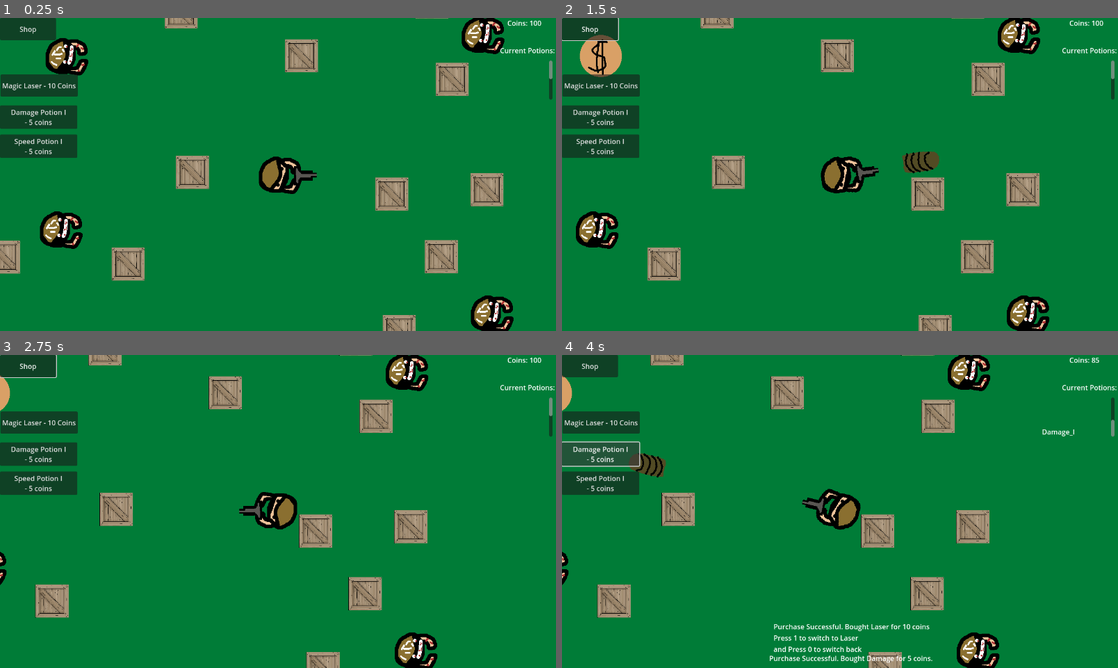
Above: before the commit, frames 1-4 (two rows, left to right).
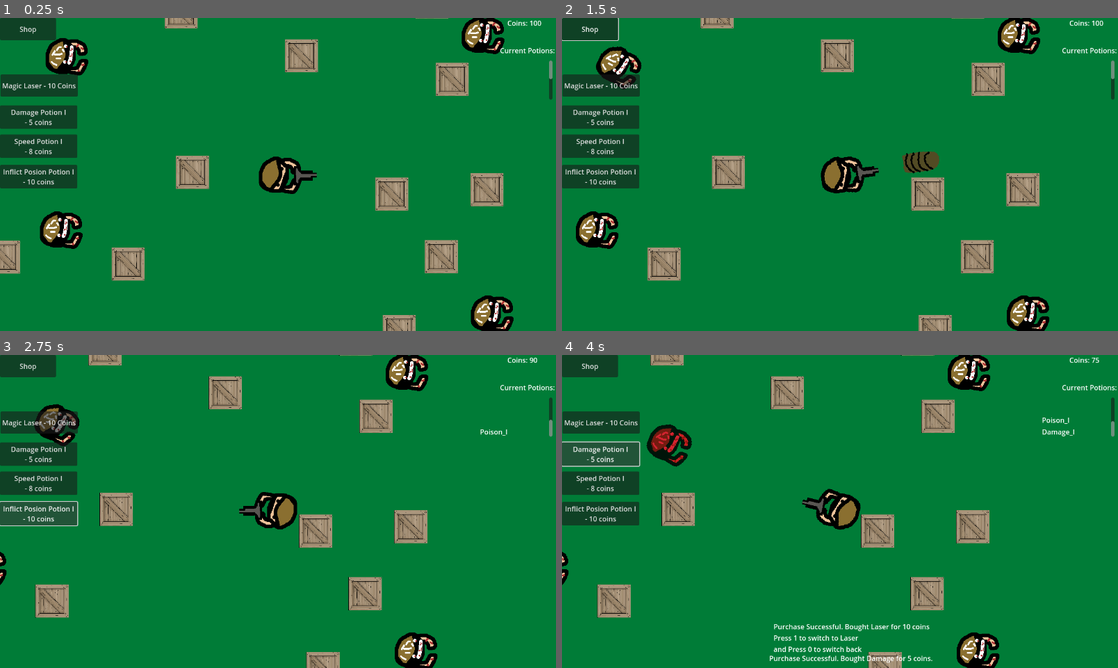
Above: after the commit, the same moments.

Repository: FlipSniper/BATTLEGROUNDS
Game: Godot game, scene res://scenes/world.tscn
Two runs of this game, one before a commit and one after it. Both use one fixed random seed, a clock stepped at 60 frames per second and the inputs below.
Inputs (mouse positions are in pixels of both pictures, inside the frame that each line leads up to):
- Up to frame 1 (0.25 s): no input
- Up to frame 2 (1.5 s): click "Shop" at 0.5 s; tap Enter at 1.25 s; move the mouse to (962, 158) at 1.27 s; press the mouse at (962, 158) at 1.28 s; hold D (move_right) from 1.28 s (still down)
- Up to frame 3 (2.75 s): release D (move_right) at 2 s; release the mouse at (400, 495) at 2 s; click (38, 514) at 2 s, where only the run after the commit has a clickable "Inflict Posion Potion I - 10 …"
- Up to frame 4 (4 s): click "Magic Laser - 10 Coins" at 2.75 s; click "Damage Potion I - 5 coins" at 3.5 s

The runs differ from the first frame. In frame 1, 1.1% of the frame differs, in the area x 0-14%, y 41-55%; in frame 2, 2.2%; in frame 3, 2.2%; in frame 4, 2.3%, in the area x 0-100%, y 0-55%.
Error before the commit: Cannot call method 'randi_range' on a null value. (res://scripts/enemy.gd:21)

Commit message:
Poison Potion

Diff:
--- a/battlegorunds/scenes/ui.tscn
+++ b/battlegorunds/scenes/ui.tscn
@@ -118,7 +118,7 @@
 offset_right = 178.0
 offset_bottom = 322.0
 text = "Speed Potion I
-- 5 coins"
+- 8 coins"
 
 [node name="Successful" type="Label" parent="Shop/Speed"]
 visible = false
@@ -153,6 +153,61 @@
 text = "Purchase Failed. You don't have enough."
 
 [node name="Failure_Potions" type="Label" parent="Shop/Speed"]
+visible = false
+layout_mode = 1
+anchors_preset = 8
+anchor_left = 0.5
+anchor_top = 0.5
+anchor_right = 0.5
+anchor_bottom = 0.5
+offset_left = 420.5
+offset_top = 464.0
+offset_right = 732.5
+offset_bottom = 487.0
+grow_horizontal = 2
+grow_vertical = 2
+text = "Purchase Failed. You've drunk to many potions, wait until the effects wear off."
+
+[node name="Poison" type="Button" parent="Shop"]
+offset_top = 338.0
+offset_right = 178.0
+offset_bottom = 392.0
+text = "Inflict Posion Potion I
+- 10 coins"
+
+[node name="Successful" type="Label" parent="Shop/Poison"]
+visible = false
+layout_mode = 1
+anchors_preset = 8
+anchor_left = 0.5
+anchor_top = 0.5
+anchor_right = 0.5
+anchor_bottom = 0.5
+offset_left = 396.5
+offset_top = 457.5
+offset_right = 756.5
+offset_bottom = 532.5
+grow_horizontal = 2
+grow_vertical = 2
+text = "Purchase Successful. Bought Poison for 8 coins."
+
+[node name="Failure_Coins" type="Label" parent="Shop/Poison"]
+visible = false
+layout_mode = 1
+anchors_preset = 8
+anchor_left = 0.5
+anchor_top = 0.5
+anchor_right = 0.5
+anchor_bottom = 0.5
+offset_left = 420.5
+offset_top = 464.0
+offset_right = 732.5
+offset_bottom = 487.0
+grow_horizontal = 2
+grow_vertical = 2
+text = "Purchase Failed. You don't have enough."
+
+[node name="Failure_Potions" type="Label" parent="Shop/Poison"]
 visible = false
 layout_mode = 1
 anchors_preset = 8
@@ -235,4 +290,5 @@
 [connection signal="pressed" from="Shop/Laser" to="Shop" method="buy_laser"]
 [connection signal="pressed" from="Shop/Damage" to="Shop" method="buy_damage_I"]
 [connection signal="pressed" from="Shop/Speed" to="Shop" method="buy_speed_I"]
+[connection signal="pressed" from="Shop/Poison" to="Shop" method="buy_Poison_I"]
 [connection signal="pressed" from="Default/Button" to="Default" method="_on_button_pressed"]
--- a/battlegorunds/scripts/Shop.gd
+++ b/battlegorunds/scripts/Shop.gd
@@ -50,3 +50,21 @@
 		$Speed/Failure_Potions.visible = true
 		await get_tree().create_timer(2).timeout
 		$Speed/Failure_Potions.visible = false
+
+
+func buy_Poison_I() -> void:
+	var player = get_tree().current_scene.get_node_or_null("Player")
+	if Inventory.coins >= 10 and Default.potions_equipped.size() < 8:
+		Inventory.coins -= 10
+		$Poison/Successful.visible = true
+		Inventory.potions.append("Poison_I")
+		await get_tree().create_timer(2).timeout
+		$Poison/Successful.visible = false
+	elif !Inventory.coins >= 10:
+		$Poison/Failure_Coins.visible = true
+		await get_tree().create_timer(2).timeout
+		$Poison/Failure_Coins.visible = false
+	elif !Default.potions_equipped.size() < 8:
+		$Poison/Failure_Potions.visible = true
+		await get_tree().create_timer(2).timeout
+		$Poison/Failure_Potions.visible = false
--- a/battlegorunds/scripts/bullet.gd
+++ b/battlegorunds/scripts/bullet.gd
@@ -6,6 +6,8 @@
 var rotated = false
 var distance_travelled = 0.0
 var max_distance = 500.0  # how far bullet can travel (in pixels)
+var poison : int
+var ticks : int
 
 func _physics_process(delta):
 	if !rotated and direction != Vector2.ZERO:
@@ -25,5 +27,5 @@
 	if body is Enemy:
 		if player != null:
 			body.player = player
-		body.take_damage(player.damage)
+		body.take_damage(player.damage,poison,ticks)
 	queue_free()
--- a/battlegorunds/scripts/enemy.gd
+++ b/battlegorunds/scripts/enemy.gd
@@ -13,7 +13,7 @@
 var spawn_pos
 
 var hit_points : int
-var rng : RandomNumberGenerator
+@onready var rng = RandomNumberGenerator.new()
 
 @export var drop : PackedScene
 
@@ -56,7 +56,7 @@
 			player = null
 			print(name +" lost the player")
 
-func take_damage(amount : int):
+func take_damage(amount : int,poison, ticks_left):
 	if amount > 0:
 		hit_points -= amount
 		hurt_sound.play()
@@ -72,3 +72,6 @@
 			spawns.spawn()
 			print(name + " died")
 			queue_free()
+		if poison > 0 and ticks_left > 0:
+			await get_tree().create_timer(1).timeout
+			take_damage(poison,poison,ticks_left-1)
--- a/battlegorunds/scripts/player.gd
+++ b/battlegorunds/scripts/player.gd
@@ -14,7 +14,8 @@
 var laser_on := false
 var gun_on := true
 var current_weapon = "gun"
-
+var poison  =  0
+var ticks = 0
 var shoot_cooldown := 0.5
 var time_since_last_shot := 0.0
 
@@ -56,6 +57,8 @@
 		bullet_instance.global_position = shoot_raycast.global_position
 		bullet_instance.direction = (get_global_mouse_position() - global_position).normalized()
 		bullet_instance.player = self
+		bullet_instance.poison = poison
+		bullet_instance.ticks = ticks
 
 	if shoot_raycast.is_colliding():
 		var cp = shoot_raycast.get_collision_point()
@@ -73,7 +76,7 @@
 				print("shot a box")
 			elif collider is Enemy:
 				collider.player = self
-				collider.take_damage(damage)
+				collider.take_damage(damage,poison,ticks)
 	if Inventory.potions.size() != 0:
 		for i in range(0,Inventory.potions.size()):
 			print(Inventory.potions)
@@ -92,6 +95,13 @@
 						Inventory.potions.remove_at(i)
 						print(Inventory.potions)
 						start_timer("Speed_I",60,50)
+					if potion == "Poison_I":
+						poison += 1
+						ticks += 1
+						$UI/Default.potion("Poison_I")
+						Inventory.potions.remove_at(i)
+						print(Inventory.potions)
+						start_timer("Poison_I",30,1)
 func _physics_process(delta: float) -> void:
 	var move_dir = Vector2(Input.get_axis("move_left", "move_right"),
 	Input.get_axis("move_up", "move_down"))
@@ -110,8 +120,12 @@
 		damage-=attribute_sub
 		$UI/Default.potion_disable("Damage_I")
 	if name == "Speed_I":
-		damage-=attribute_sub
+		speed-=attribute_sub
 		$UI/Default.potion_disable("Speed_I")
+	if name == "Poison_I":
+		poison-=attribute_sub
+		ticks -= attribute_sub
+		$UI/Default.potion_disable("Poison_I")
 
 func _on_hit_box_body_entered(body: Node2D) -> void:
 	if body is Enemy:
